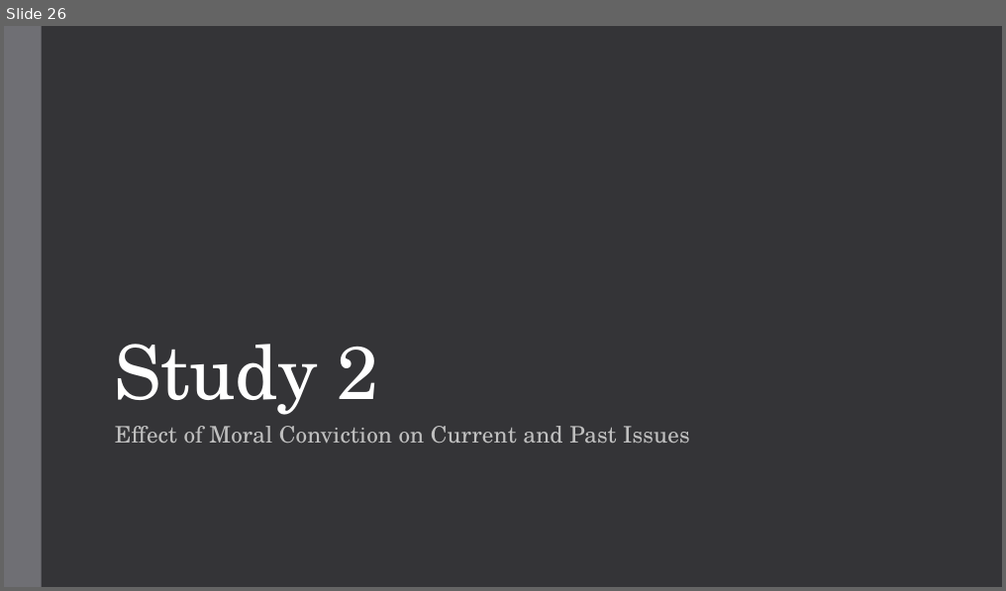
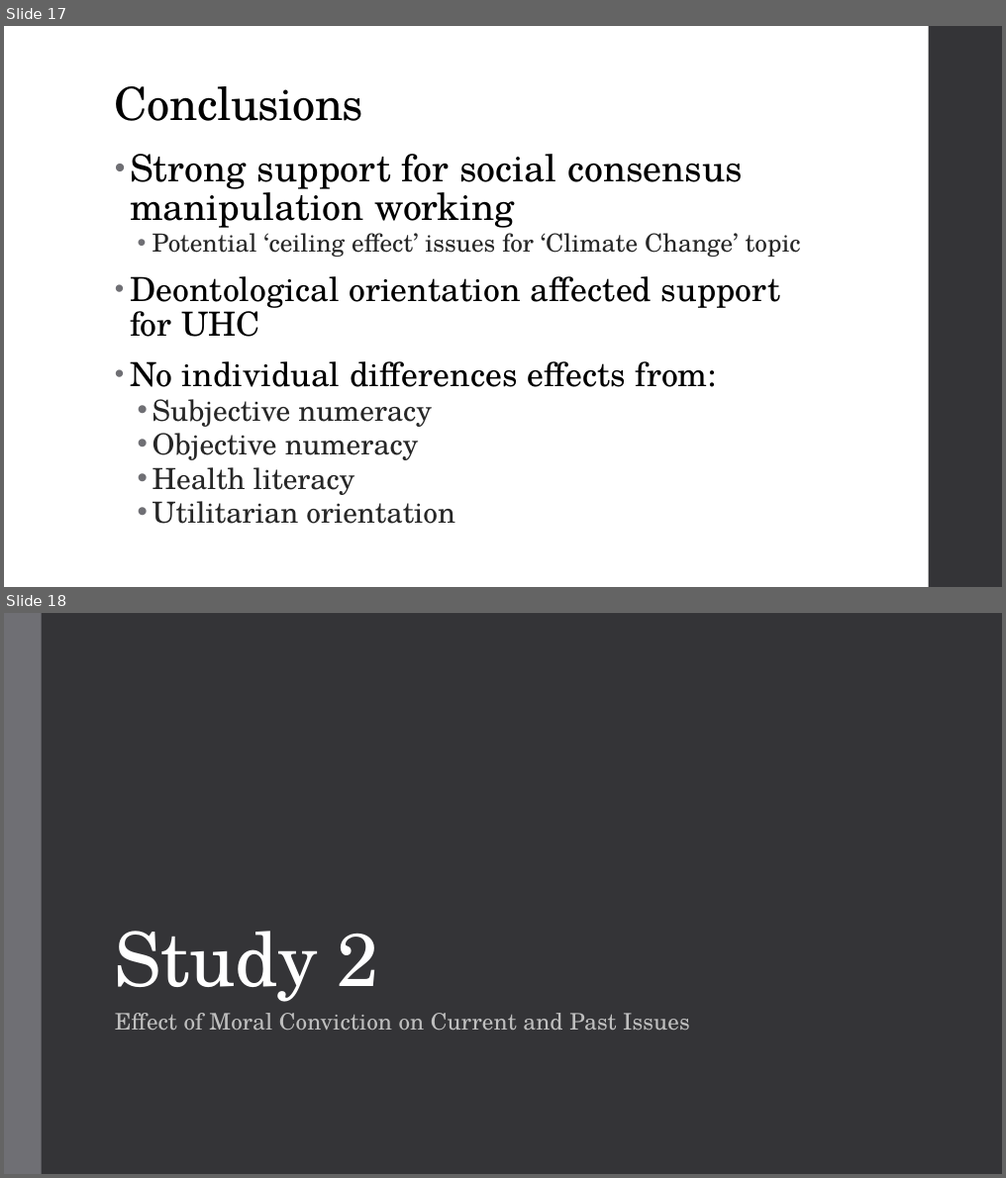
Before and after one commit to seanxduan/psych-phd, a slide deck: Presentations/Dissertation Proposal Short PresentationV2 08-28-24.pptx. Shown one above the other, each under a label of ours: slide 26 before the commit, slides 17 and 18 after it. The pictures are 1006x591 and 1006x1178 pixels, drawn with LibreOffice and Linux fonts; fonts in the diff are those of the drawing. Boxes give left, top, right and bottom in pixels: in the first picture for what was removed or moved away, otherwise in the second. Text is boxed around its words. In the diff, an @@ line names an element or a change of style, - is before the commit and + after.

```diff
--- a/Presentations/Dissertation Proposal Short PresentationV2 08-28-24.pptx
+++ b/Presentations/Dissertation Proposal Short PresentationV2 08-28-24.pptx
@@ slide 17 added at (4,26,1002,587), background #FFFFFF @@
@@ rectangle added at (929,26,1002,587), fill #353537 @@
@@ title added at (115,86,363,121), 44 pt, text #000000 @@
+Conclusions
@@ text added at (130,154,801,524), 32 pt, text #000000 @@
+• Strong support for social consensus manipulation working
+  • Potential ‘ceiling effect’ issues for ‘Climate Change’ topic
+• Deontological orientation affected support for UHC
+• No individual differences effects from:
+  • Subjective numeracy
+  • Objective numeracy
+  • Health literacy
+  • Utilitarian orientation
@@ what was slide 26 is now slide 18 @@
```
Also in this commit, not shown: 16 slides changed, 9 other slides added, 6 slides removed, 3 other files.
